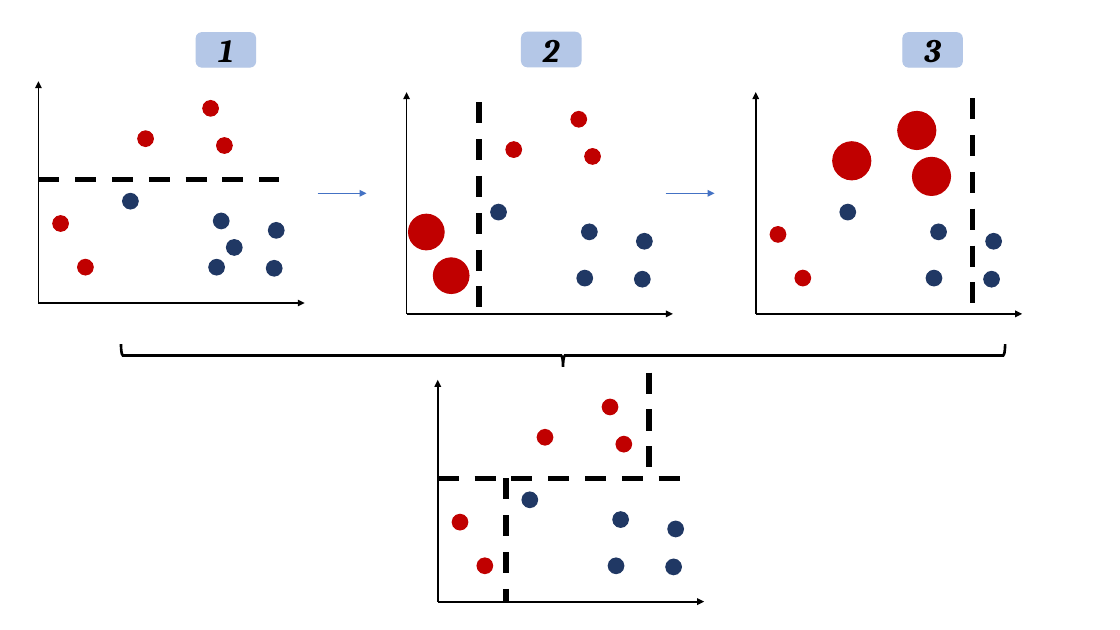
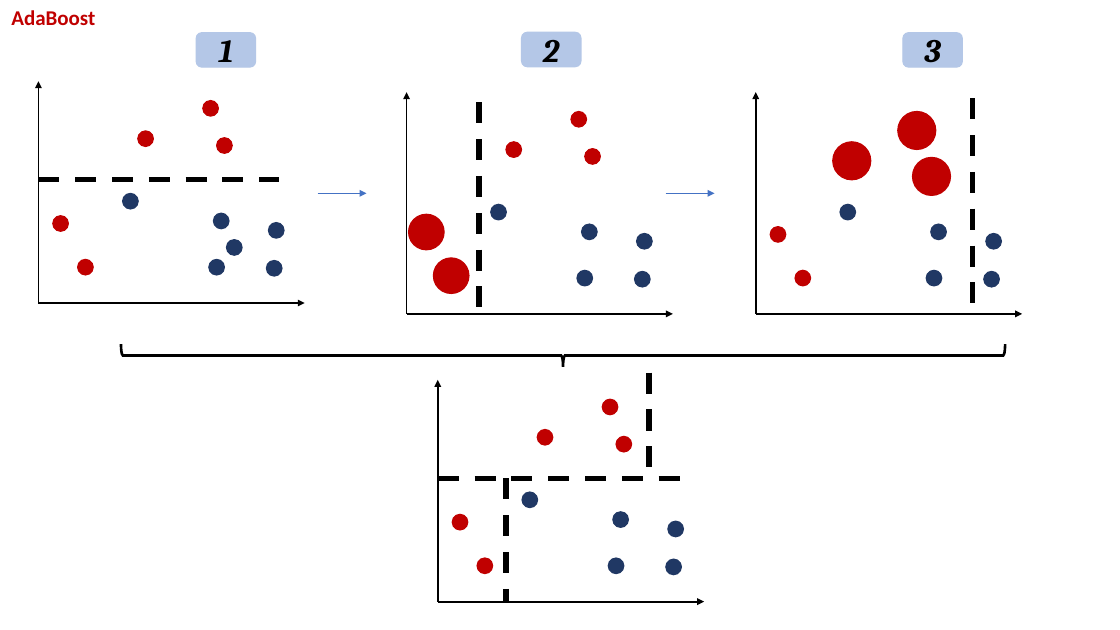
Before and after one commit to obifarin/machine-learning.ainotes, a slide deck: slide 13 of datasets/random_forest/illustrations.pptx (slide 8 before the commit). Drawn at 1120x630 pixels with LibreOffice and Linux fonts; fonts in the diff are those of the drawing. Boxes give left, top, right and bottom in pixels: in the first picture for what was removed or moved away, otherwise in the second. Text is boxed around its words. In the diff, an @@ line names an element or a change of style, - is before the commit and + after.

```diff
--- a/datasets/random_forest/illustrations.pptx
+++ b/datasets/random_forest/illustrations.pptx
@@ text added at (x1=11, y1=10, x2=95, y2=25), 18 pt, text #C00000, bold @@
+AdaBoost
```
Also in this commit, not shown: 8 other slides changed, 3 slides added, 1 slide removed, 2 other files.
